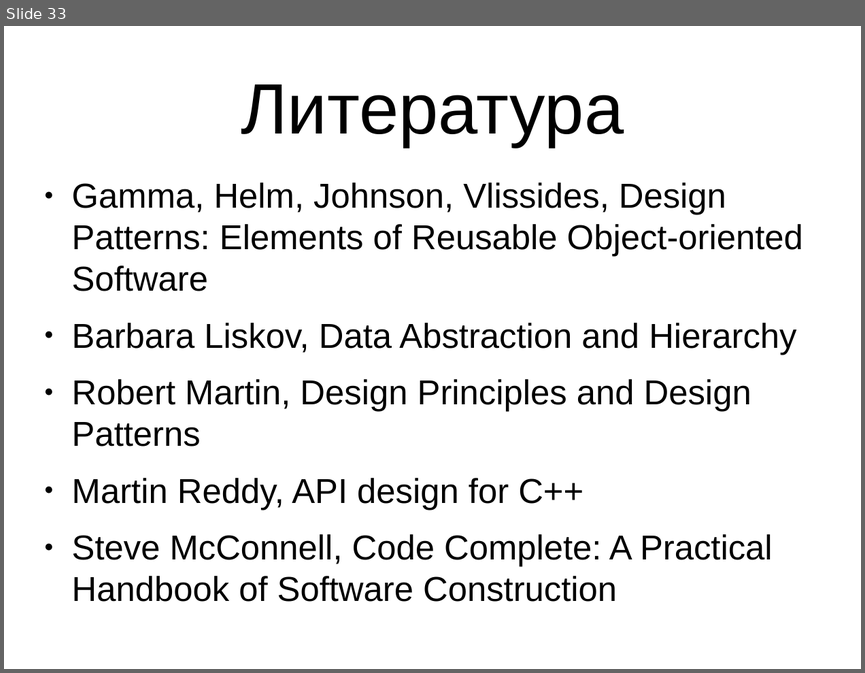
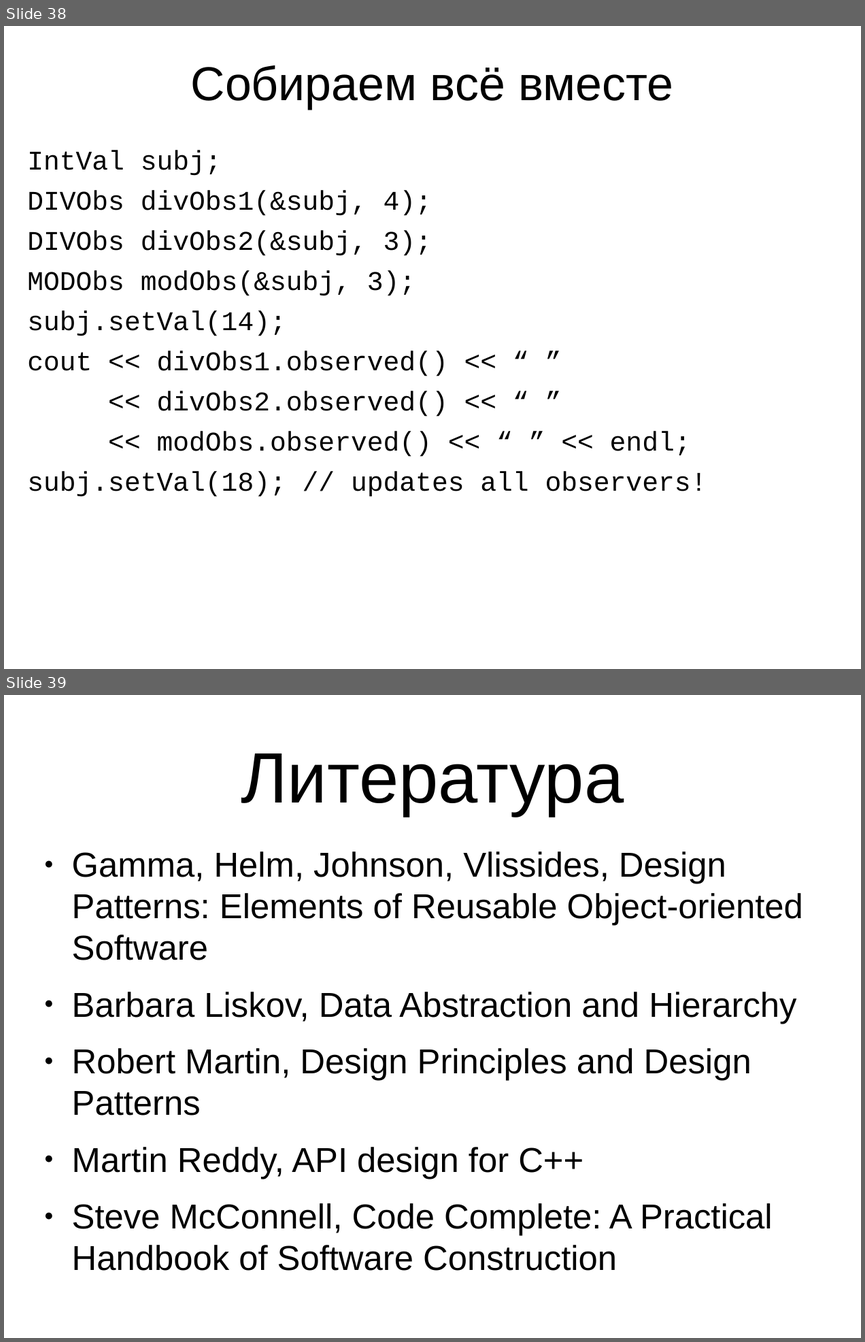
Before and after one commit to MIPT-ILab/cpp-lects-rus, a slide deck: slides/lec-1-13-philosophy-oop.odp. Shown one above the other, each under a label of ours: slide 33 before the commit, slides 38 and 39 after it. The pictures are 865x673 and 865x1342 pixels, drawn with LibreOffice and Linux fonts; fonts in the diff are those of the drawing. Boxes give left, top, right and bottom in pixels: in the first picture for what was removed or moved away, otherwise in the second. Text is boxed around its words. In the diff, an @@ line names an element or a change of style, - is before the commit and + after.

```diff
--- a/slides/lec-1-13-philosophy-oop.odp
+++ b/slides/lec-1-13-philosophy-oop.odp
@@ slide 38 added at (4, 26, 861, 669), background #FFFFFF @@
@@ title added at (191, 65, 673, 109), 44 pt, text #000000 @@
+Собираем всё вместе
@@ text added at (27, 150, 707, 497), 25 pt, text #000000 @@
+IntVal subj;
+DIVObs divObs1(&subj, 4);
+DIVObs divObs2(&subj, 3);
+MODObs modObs(&subj, 3);
+subj.setVal(14);
+cout << divObs1.observed() << “ ”
+<< divObs2.observed() << “ ”
+<< modObs.observed() << “ ” << endl;
+subj.setVal(18); // updates all observers!
@@ what was slide 33 is now slide 39 @@
```
Also in this commit, not shown: 1 slide changed, 6 other slides added, 2 other files.
